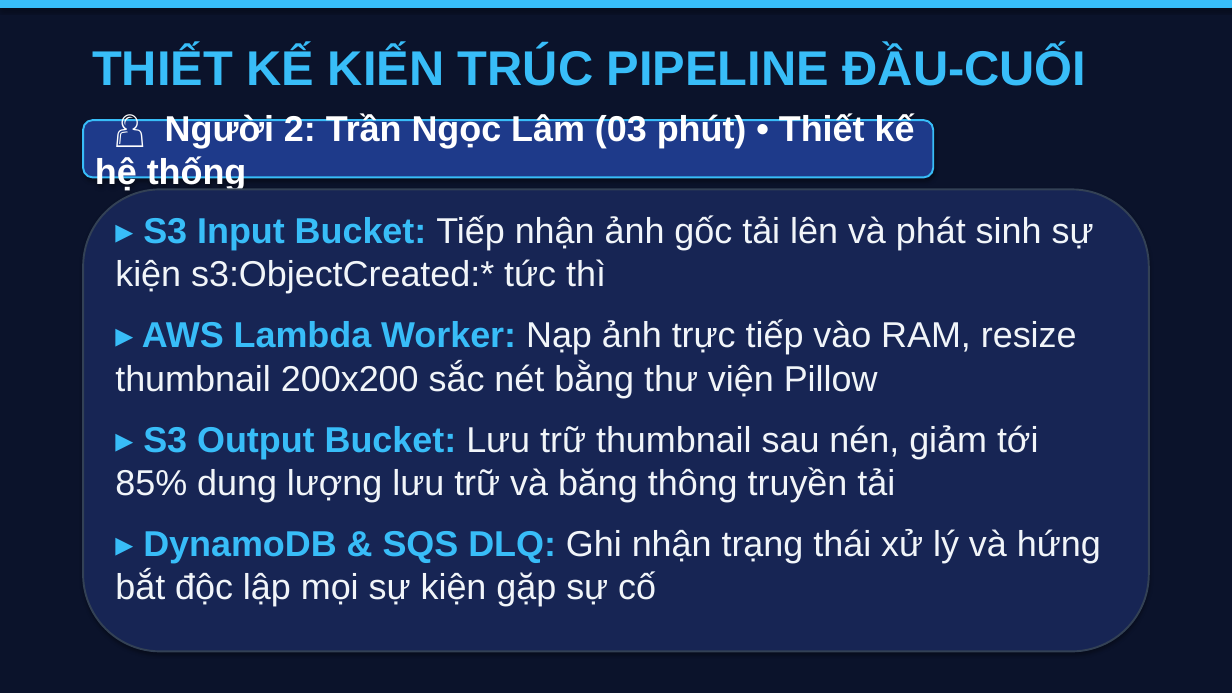
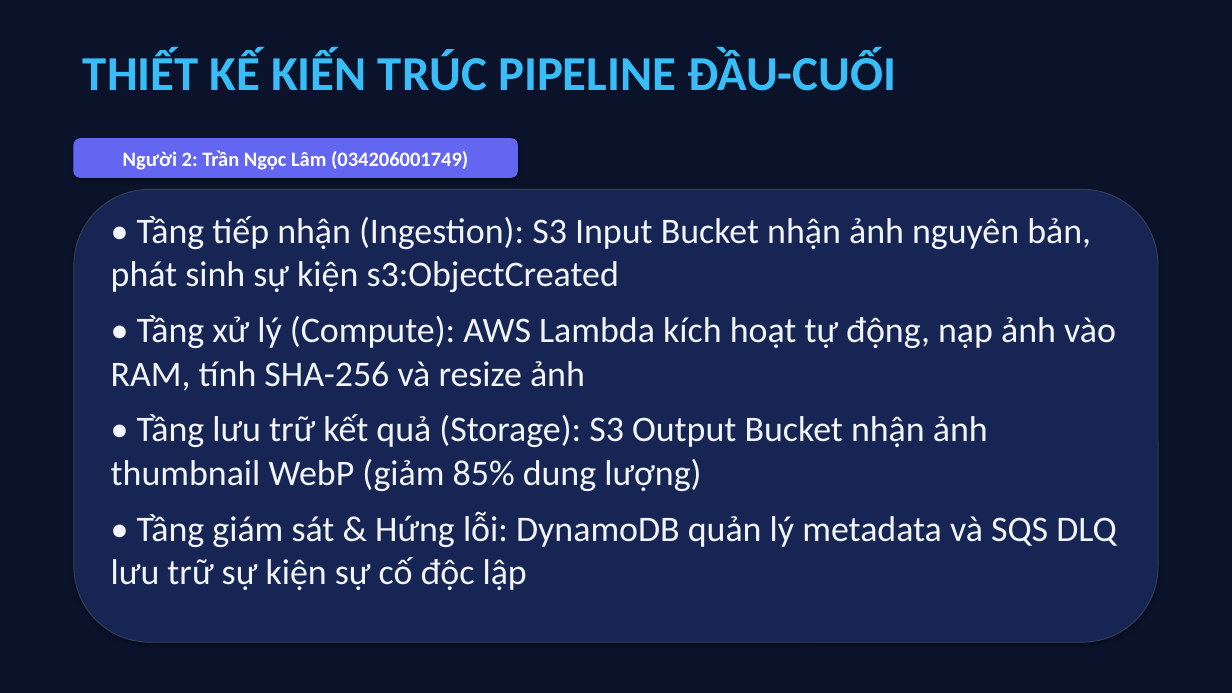
Before and after one commit to datdanghoccode/DTDM_XuLyAnh_Serverless, a slide deck: slide 10 of docs/DTDM_ThuyetTrinh_DeTai9.pptx (slide 6 before the commit). Drawn at 1232x693 pixels with LibreOffice and Linux fonts; fonts in the diff are those of the drawing. Boxes give left, top, right and bottom in pixels: in the first picture for what was removed or moved away, otherwise in the second. Text is boxed around its words. In the diff, an @@ line names an element or a change of style, - is before the commit and + after.

```diff
--- a/docs/DTDM_ThuyetTrinh_DeTai9.pptx
+++ b/docs/DTDM_ThuyetTrinh_DeTai9.pptx
@@ rectangle removed at bbox=[0, 0, 1232, 7] @@
@@ text "THIẾT KẾ KIẾN TRÚC PIPELINE ...": place and size @@
-text "THIẾT KẾ KIẾN TRÚC PIPELINE ..." at bbox=[92, 47, 1087, 86]
+text "THIẾT KẾ KIẾN TRÚC PIPELINE ..." at bbox=[83, 50, 896, 91]
@@ text "THIẾT KẾ KIẾN TRÚC PIPELINE ..." at bbox=[83, 50, 896, 91]: font Arial to Calibri @@
@@ rounded rectangle "Người 2: Trần Ngọc Lâm ...": place and size @@
-rounded rectangle "Người 2: Trần Ngọc Lâm ..." at bbox=[83, 120, 933, 177]
+rounded rectangle "Người 2: Trần Ngọc Lâm ..." at bbox=[74, 139, 518, 177]
@@ rounded rectangle "Người 2: Trần Ngọc Lâm ..." at bbox=[74, 139, 518, 177]: fill #1E3A8A to #6366F1; outline #38BDF8 1.5 pt to #6366F1 0.75 pt @@
@@ text in rounded rectangle at bbox=[123, 150, 468, 170]: text changed; size 28 to 16 pt; font Arial to Calibri @@
-👤 Người 2: Trần Ngọc Lâm (03 phút) • Thiết kế hệ thống
+Người 2: Trần Ngọc Lâm (034206001749)
@@ rounded rectangle: place and size @@
-rounded rectangle at bbox=[83, 189, 1149, 652]
+rounded rectangle at bbox=[74, 189, 1158, 642]
@@ rounded rectangle at bbox=[74, 189, 1158, 642]: outline #334155 1.5 pt to #334155 0.75 pt @@
@@ text at bbox=[111, 216, 1116, 590]: text changed; font Arial to Calibri @@
-▸ S3 Input Bucket: Tiếp nhận ảnh gốc tải lên và phát sinh sự kiện s3:ObjectCreated:* tức thì
-▸ AWS Lambda Worker: Nạp ảnh trực tiếp vào RAM, resize thumbnail 200x200 sắc nét bằng thư viện Pillow
-▸ S3 Output Bucket: Lưu trữ thumbnail sau nén, giảm tới 85% dung lượng lưu trữ và băng thông truyền tải
-▸ DynamoDB & SQS DLQ: Ghi nhận trạng thái xử lý và hứng bắt độc lập mọi sự kiện gặp sự cố
+• Tầng tiếp nhận (Ingestion): S3 Input Bucket nhận ảnh nguyên bản, phát sinh sự kiện s3:ObjectCreated
+• Tầng xử lý (Compute): AWS Lambda kích hoạt tự động, nạp ảnh vào RAM, tính SHA-256 và resize ảnh
+• Tầng lưu trữ kết quả (Storage): S3 Output Bucket nhận ảnh thumbnail WebP (giảm 85% dung lượng)
+• Tầng giám sát & Hứng lỗi: DynamoDB quản lý metadata và SQS DLQ lưu trữ sự kiện sự cố độc lập
```
Also in this commit, not shown: 2 other slides changed, 21 slides added, 11 slides removed, 4 other files.
